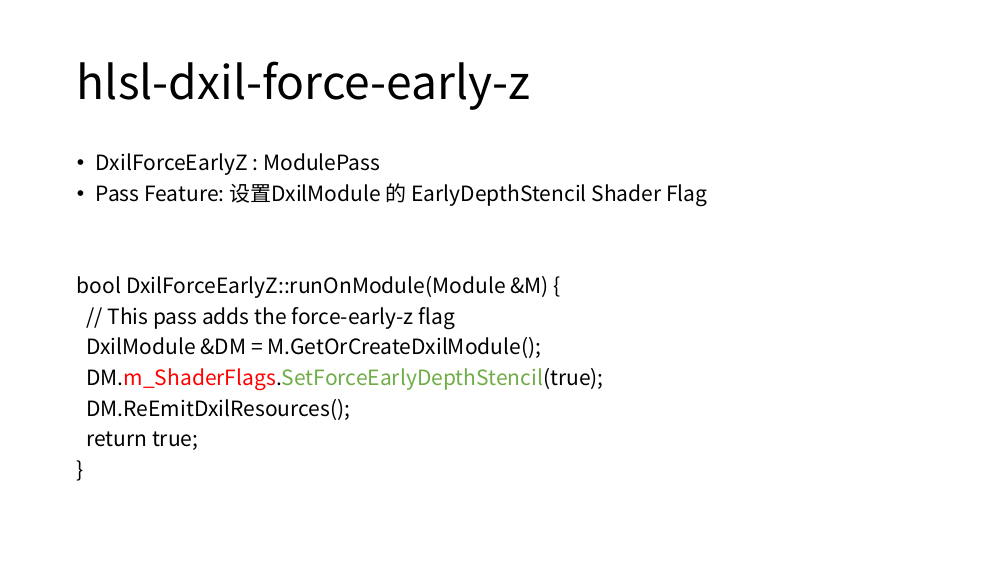
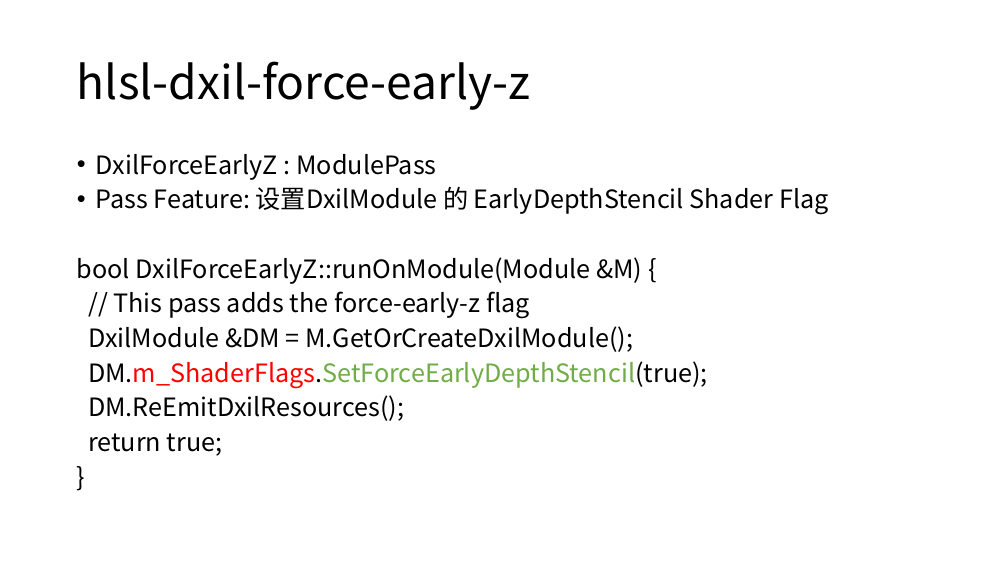
Before and after one commit to xiazhiqian/DXCompiler-Analysis, a slide deck: slide 6 of DirectXShaderCompiler.pptx. Drawn at 1008x567 pixels with LibreOffice and Linux fonts; fonts in the diff are those of the drawing. Boxes give left, top, right and bottom in pixels: in the first picture for what was removed or moved away, otherwise in the second. Text is boxed around its words. In the diff, an @@ line names an element or a change of style, - is before the commit and + after.

Commit message:
add hlsl-dxil-remove-discards && dxil-gvn-hoist

```diff
--- a/DirectXShaderCompiler.pptx
+++ b/DirectXShaderCompiler.pptx
@@ text "DxilForceEarlyZ : ModulePass" at <box>77,154,828,456</box>: size 20 to 24 pt @@
```
Also in this commit, not shown: 5 other slides changed, 4 slides added.
